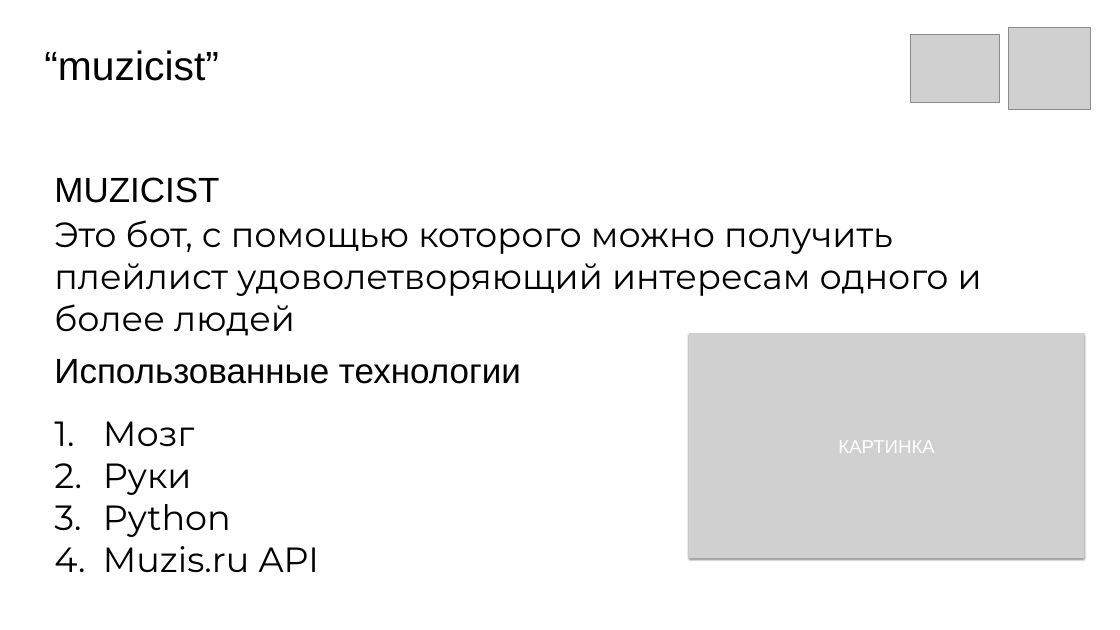
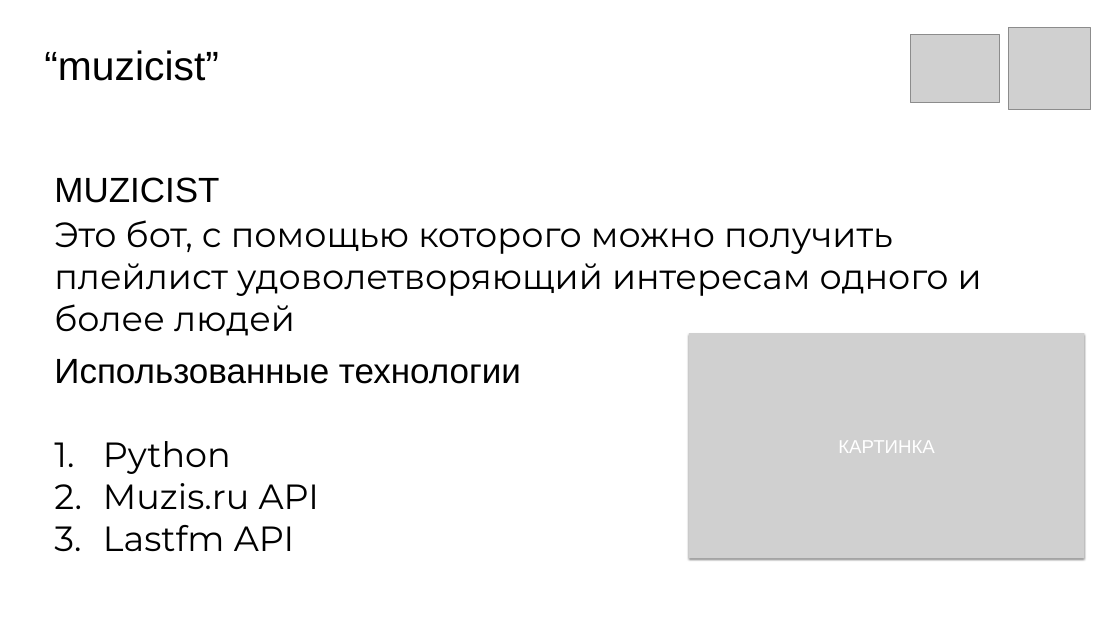
Before and after one commit to ivanbalashov239/muzicist, a slide deck: slide 3 of muzicist.pptx. Drawn at 1120x630 pixels with LibreOffice and Linux fonts; fonts in the diff are those of the drawing; grey boxes stand for pictures. Boxes give left, top, right and bottom in pixels: in the first picture for what was removed or moved away, otherwise in the second. Text is boxed around its words. In the diff, an @@ line names an element or a change of style, - is before the commit and + after.

```diff
--- a/muzicist.pptx
+++ b/muzicist.pptx
@@ text "Python": place and size @@
-text "Python" at bbox=[103, 421, 319, 572]
+text "Python" at bbox=[103, 441, 319, 551]
@@ text at bbox=[103, 421, 194, 495]: paragraphs removed @@
-1. Мозг
-2. Руки
@@ text at bbox=[103, 525, 294, 551]: paragraph added @@
+3. Lastfm API
```
Also in this commit, not shown: 1 other slide changed, 1 slide added, 1 slide removed, 1 other file.
